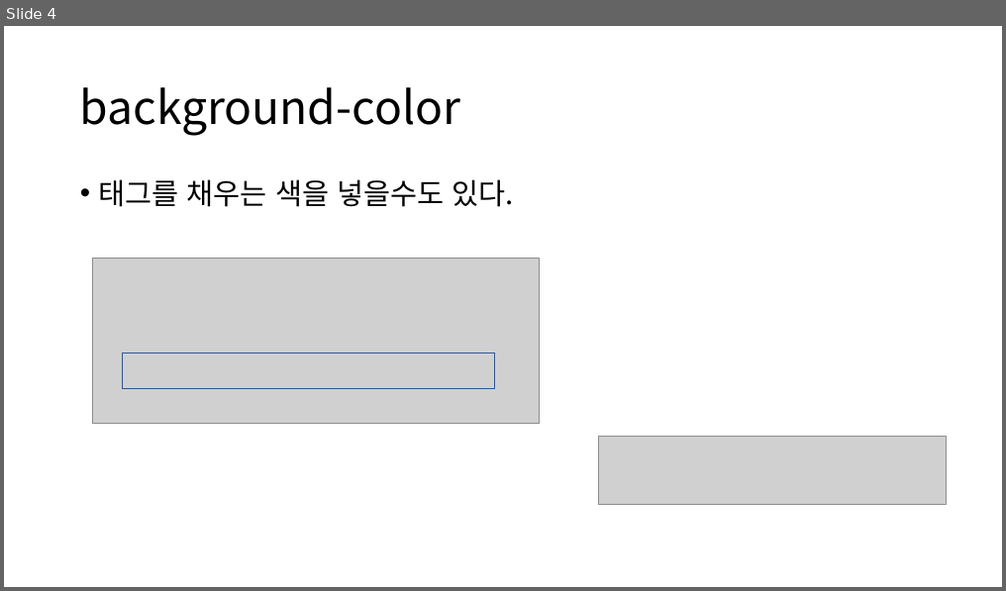
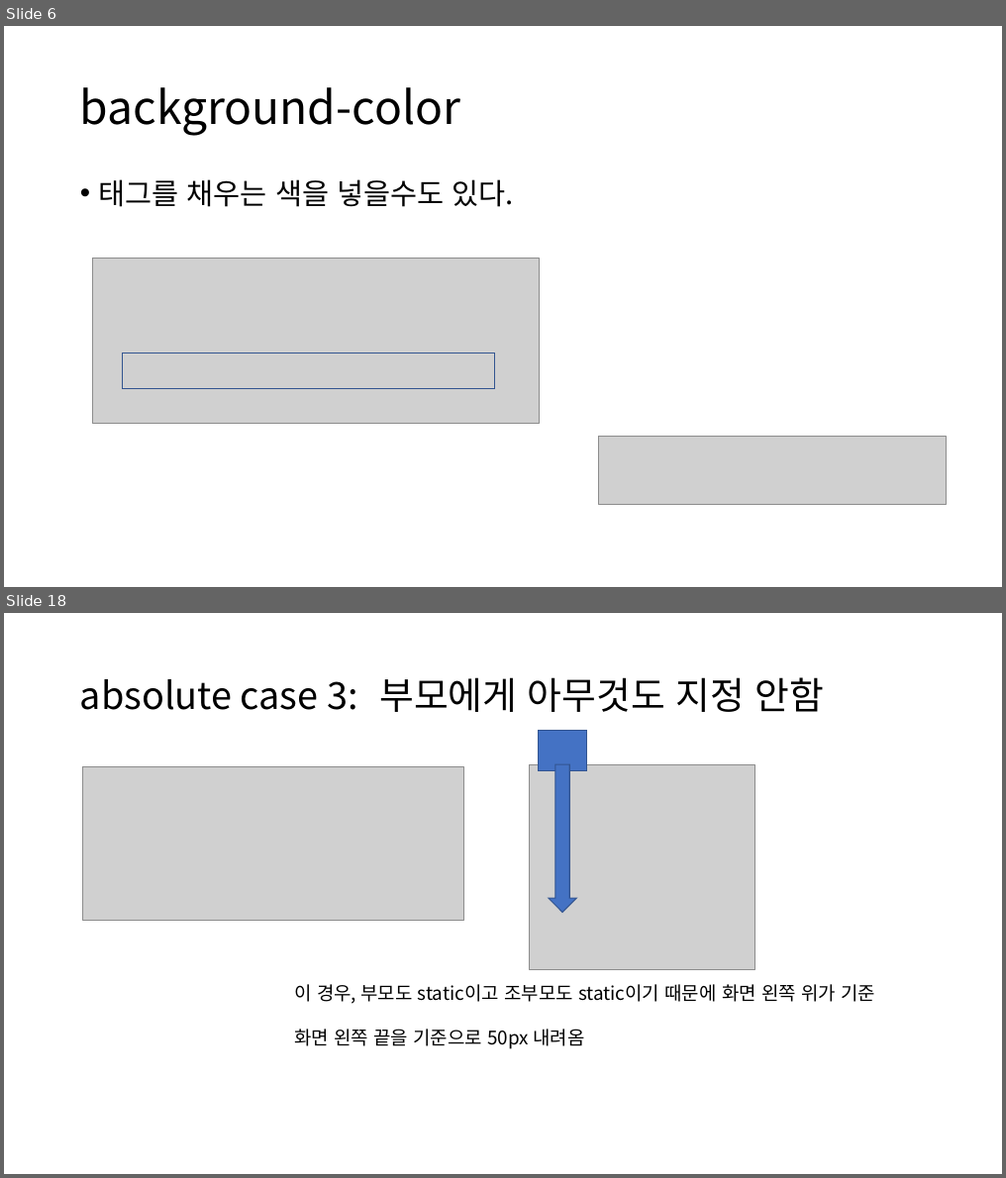
Before and after one commit to GNUCSAssistants/2021webprogramming, a slide deck: 수업/4. CSS(2)/PPT/4. CSS(2).pptx. Shown one above the other, each under a label of ours: slide 4 before the commit, slides 6 and 18 after it; the slides between them are not shown. The pictures are 1006x591 and 1006x1178 pixels, drawn with LibreOffice and Linux fonts; fonts in the diff are those of the drawing; grey boxes stand for pictures. Boxes give left, top, right and bottom in pixels: in the first picture for what was removed or moved away, otherwise in the second. Text is boxed around its words. In the diff, an @@ line names an element or a change of style, - is before the commit and + after.

```diff
--- a/수업/4. CSS(2)/PPT/4. CSS(2).pptx
+++ b/수업/4. CSS(2)/PPT/4. CSS(2).pptx
@@ slide 18 added at box(4, 613, 1002, 1174), background #FFFFFF @@
@@ title added at box(80, 677, 825, 712), 36 pt, text #000000 @@
+absolute case 3: 부모에게 아무것도 지정 안함
@@ rectangle added at box(539, 731, 586, 771), fill #4472C4, outline #325491 1 pt @@
@@ picture added at box(82, 767, 463, 921) @@
@@ picture added at box(530, 765, 755, 970) @@
@@ down arrow added at box(548, 765, 576, 912), fill #4472C4, outline #325491 1 pt @@
@@ text added at box(294, 984, 875, 1050), 18 pt, text #000000 @@
+이 경우, 부모도 static이고 조부모도 static이기 때문에 화면 왼쪽 위가 기준
+화면 왼쪽 끝을 기준으로 50px 내려옴
@@ what was slide 4 is now slide 6 @@
```
Also in this commit, not shown: 21 other slides added, 3 other files.
